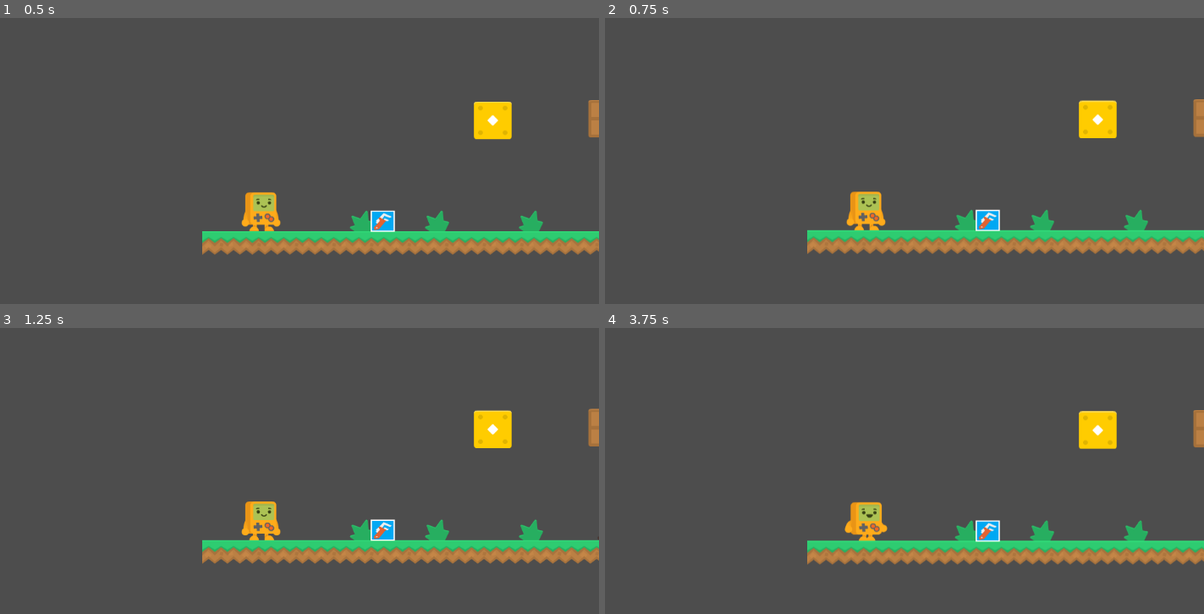
Above: before the commit, frames 1-4 (two rows, left to right).
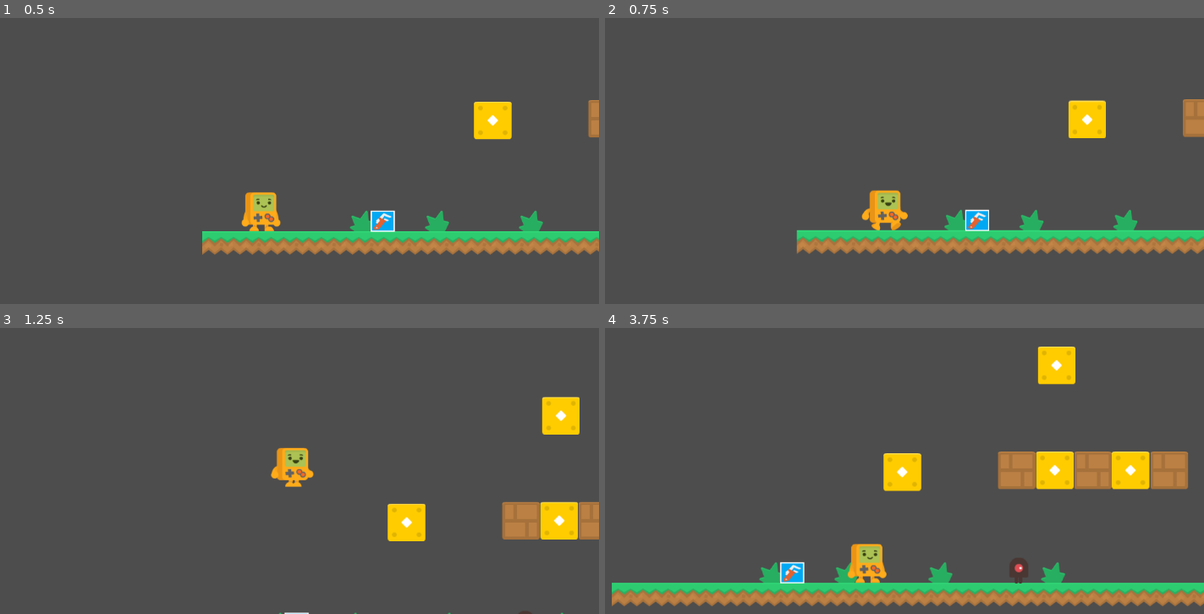
Above: after the commit, the same moments.

Repository: slipperydream/Platformer
Game: Godot game, scene res://main.tscn
Same seed, same stepped clock (60 frames per second), same inputs: the game is played once before the commit and once after it.
Inputs:
- Up to frame 1 (0.5 s): no input
- Up to frame 2 (0.75 s): hold D (move_right, bound only after the commit) from 0.53 s (still down); hold S (duck, bound only after the commit) from 0.53 s (still down)
- Up to frame 3 (1.25 s): keep holding D (move_right, bound only after the commit); keep holding S (duck, bound only after the commit); tap W (jump, bound only after the commit) at 0.77, 0.8, 1.07 s
- Up to frame 4 (3.75 s): release S (duck, bound only after the commit) at 1.28 s; tap W (jump, bound only after the commit) at 1.35, 1.52, 1.82, 3.02, 3.05, 3.32 s; tap Space (jump, bound only before the commit) at 1.55, 2.1 s; release D (move_right, bound only after the commit) at 2.03 s; hold A (move_left, bound only after the commit) 2.03-2.78 s; hold S (duck, bound only after the commit) 2.03-2.78 s; hold D (move_right, bound only after the commit) from 2.78 s (still down); tap S (duck, bound only after the commit) at 2.85 s; hold S (duck, bound only after the commit) from 3.53 s (still down)

Frame 1 is identical in both runs. In frame 2, 3.9% of the frame differs, in the area x 31-100%, y 28-83%; in frame 3, 12%; in frame 4, 22%, in the area x 1-100%, y 6-98%.

Commit message:
Added rudimentary state machine for player

Diff:
--- a/items/plumber_cartridge.tscn
+++ b/items/plumber_cartridge.tscn
@@ -10,6 +10,7 @@
 collision_layer = 32
 collision_mask = 17
 script = ExtResource("1_cem0i")
+image = ExtResource("2_su3rd")
 
 [node name="Hitbox" type="CollisionShape2D" parent="."]
 position = Vector2(1.5, 4)
--- /dev/null
+++ b/player/StateMachine.gd
@@ -0,0 +1,42 @@
+extends Node
+
+@export var initial_state : State
+
+var current_state : State
+var states : Dictionary = {}
+
+func _ready():
+	for child in get_children():
+		if child is State:
+			states[child.name.to_lower()] = child
+			child.Transitioned.connect(on_child_transition)
+
+	if initial_state:
+		initial_state.enter()
+		current_state = initial_state
+
+func _process(delta):
+	if current_state:
+		current_state.update(delta)
+
+func _unhandled_input(event):
+	current_state.handle_input(event)
+
+func _physics_process(delta):
+	if current_state:
+		current_state.physics_update(delta)
+
+func on_child_transition(state, new_state_name):
+	if state != current_state:
+		return
+
+	var new_state = states.get(new_state_name.to_lower())
+	if !new_state:
+		return
+
+	if current_state:
+		current_state.exit()
+
+	new_state.enter()
+
+	current_state = new_state
--- /dev/null
+++ b/player/States/Duck.gd
@@ -0,0 +1,26 @@
+extends State
+class_name Duck
+
+func enter():
+	pass
+
+func exit():
+	pass
+
+func handle_input(event):
+	pass
+
+func update(_delta):
+	pass
+
+func physics_update(delta):
+	if Input.is_action_just_released("duck"):
+		Transitioned.emit(self, "idle")
+	if Input.is_action_pressed("duck"):
+		player.sprites.play("duck")
+
+	if Input.is_action_just_pressed("move_left") or Input.is_action_just_pressed("move_right"):
+		Transitioned.emit(self, "walk")
+
+	if Input.is_action_just_pressed("jump"):
+		Transitioned.emit(self, "jump")
--- /dev/null
+++ b/player/States/Idle.gd
@@ -0,0 +1,27 @@
+extends State
+class_name Idle
+
+
+
+func enter():
+	pass
+
+func exit():
+	pass
+
+func handle_input(event):
+	pass
+
+func update(_delta):
+	pass
+
+func physics_update(delta):
+	player.sprites.play("idle")
+	if Input.is_action_just_pressed("move_left") or Input.is_action_just_pressed("move_right"):
+		Transitioned.emit(self, "walk")
+
+	if Input.is_action_just_pressed("jump"):
+		Transitioned.emit(self, "jump")
+
+	if Input.is_action_just_pressed("duck"):
+		Transitioned.emit(self, "duck")
--- /dev/null
+++ b/player/States/Jump.gd
@@ -0,0 +1,33 @@
+extends State
+class_name Jump
+var can_double_jump : bool = true
+
+func enter():
+	player.velocity.y = player.jump_velocity
+	player.sprites.play("jump")
+
+func exit():
+	pass
+
+func handle_input(event):
+	pass
+
+func update(_delta):
+	pass
+
+func physics_update(delta):
+	if Input.is_action_just_pressed("jump"):
+		if player.is_on_wall():
+			print('on the wall')
+			player.velocity = player.velocity.bounce(Vector2.UP)
+		else:
+			if can_double_jump:
+				can_double_jump = false
+				player.velocity.y = player.jump_velocity
+				player.sprites.play("jump")
+
+	if player.is_on_floor():
+		Transitioned.emit(self, "idle")
+
+	if Input.is_action_just_pressed("move_left") or Input.is_action_just_pressed("move_right"):
+		Transitioned.emit(self, "walk")
--- /dev/null
+++ b/player/States/Walk.gd
@@ -0,0 +1,36 @@
+extends State
+class_name Walk
+
+func enter():
+	pass
+
+func exit():
+	pass
+
+func handle_input(event):
+	pass
+
+func update(_delta):
+	pass
+
+func physics_update(delta):
+	# As good practice, you should replace UI actions with custom gameplay actions.
+	var direction = Input.get_axis("move_left", "move_right")
+	if direction:
+		if direction < 0:
+			player.sprites.play("walk_left")
+		elif direction > 0:
+			player.sprites.play("walk_right")
+		player.velocity.x = direction * player.speed
+	else:
+		player.velocity.x = move_toward(player.velocity.x, 0, player.speed)
+
+	if Input.is_action_just_pressed("jump"):
+		print("walk -> jump")
+		Transitioned.emit(self, "jump")
+
+	if Input.is_action_just_pressed("duck"):
+		Transitioned.emit(self, "duck")
+
+	if abs(0 - player.velocity.x) < 0.0001:
+		Transitioned.emit(self, "idle")
--- /dev/null
+++ b/player/States/state.gd
@@ -0,0 +1,21 @@
+extends Node
+class_name State
+
+@onready var player = get_tree().get_first_node_in_group("player")
+
+signal Transitioned
+
+func enter():
+	pass
+
+func exit():
+	pass
+
+func handle_input(_event):
+	pass
+
+func update(_delta):
+	pass
+
+func physics_update(delta):
+	pass
--- a/player/player.gd
+++ b/player/player.gd
@@ -5,8 +5,8 @@
 signal died
 signal hit
 
-@export var SPEED : int = 300
-@export var JUMP_VELOCITY : int = -675
+@export var speed : int = 300
+@export var jump_velocity : int = -675
 
 @onready var health = $HealthComponent
 @onready var sprites = $AnimatedSprite2D
@@ -22,25 +22,8 @@
 	if not is_on_floor():
 		velocity.y += gravity * delta
 
-	# Handle Jump.
-	if Input.is_action_just_pressed("jump") and is_on_floor():
-		sprites.play("jump")
-		velocity.y = JUMP_VELOCITY
+	move_and_slide()
 
-	# Get the input direction and handle the movement/deceleration.
-	# As good practice, you should replace UI actions with custom gameplay actions.
-	var direction = Input.get_axis("move_left", "move_right")
-	if direction:
-		if direction < 0:
-			sprites.play("walk_left")
-		elif direction > 0:
-			sprites.play("walk_right")
-		velocity.x = direction * SPEED
-	else:
-		velocity.x = move_toward(velocity.x, 0, SPEED)
-	if Input.is_action_just_pressed("duck"):
-		sprites.play("duck")
-	move_and_slide()
 	for index in get_slide_collision_count():
 		var collision = get_slide_collision(index)
 		var body = collision.get_collider()
--- a/player/player.tscn
+++ b/player/player.tscn
@@ -1,10 +1,15 @@
-[gd_scene load_steps=31 format=3 uid="uid://ckk8h8uqnjggi"]
+[gd_scene load_steps=36 format=3 uid="uid://ckk8h8uqnjggi"]
 
 [ext_resource type="Script" path="res://player/player.gd" id="1_r5672"]
 [ext_resource type="Texture2D" uid="uid://dprei3wjkreir" path="res://player/platformerPack_character.png" id="2_uvg88"]
 [ext_resource type="PackedScene" uid="uid://ctc48s6nmiom3" path="res://components/health_component.tscn" id="3_i04tb"]
 [ext_resource type="PackedScene" uid="uid://dyb73gwdeh1c2" path="res://components/hurtbox_component.tscn" id="4_5c1wd"]
 [ext_resource type="PackedScene" uid="uid://dsbuqlt6yb7a8" path="res://components/hitbox_component.tscn" id="5_ar1nc"]
+[ext_resource type="Script" path="res://player/StateMachine.gd" id="6_pheev"]
+[ext_resource type="Script" path="res://player/States/Idle.gd" id="7_fos4s"]
+[ext_resource type="Script" path="res://player/States/Walk.gd" id="8_pl24t"]
+[ext_resource type="Script" path="res://player/States/Jump.gd" id="9_xs70n"]
+[ext_resource type="Script" path="res://player/States/Duck.gd" id="10_c84k7"]
 
 [sub_resource type="RectangleShape2D" id="RectangleShape2D_4ib5k"]
 size = Vector2(56, 68.5)
@@ -218,7 +223,7 @@
 "pickup": SubResource("Animation_55pju")
 }
 
-[node name="Player" type="CharacterBody2D"]
+[node name="Player" type="CharacterBody2D" groups=["player"]]
 collision_mask = 92
 script = ExtResource("1_r5672")
 
@@ -271,6 +276,22 @@
 "": SubResource("AnimationLibrary_1u4mh")
 }
 
+[node name="StateMachine" type="Node" parent="." node_paths=PackedStringArray("initial_state")]
+script = ExtResource("6_pheev")
+initial_state = NodePath("Idle")
+
+[node name="Idle" type="Node" parent="StateMachine"]
+script = ExtResource("7_fos4s")
+
+[node name="Walk" type="Node" parent="StateMachine"]
+script = ExtResource("8_pl24t")
+
+[node name="Jump" type="Node" parent="StateMachine"]
+script = ExtResource("9_xs70n")
+
+[node name="Duck" type="Node" parent="StateMachine"]
+script = ExtResource("10_c84k7")
+
 [connection signal="hit" from="HealthComponent" to="." method="_on_health_component_hit"]
 [connection signal="killed" from="HealthComponent" to="." method="_on_health_component_killed"]
 [connection signal="area_entered" from="Pickup" to="." method="_on_pickup_area_entered"]
--- a/project.godot
+++ b/project.godot
@@ -19,7 +19,7 @@
 
 jump={
 "deadzone": 0.5,
-"events": [Object(InputEventKey,"resource_local_to_scene":false,"resource_name":"","device":-1,"window_id":0,"alt_pressed":false,"shift_pressed":false,"ctrl_pressed":false,"meta_pressed":false,"pressed":false,"keycode":0,"physical_keycode":32,"key_label":0,"unicode":32,"echo":false,"script":null)
+"events": [Object(InputEventKey,"resource_local_to_scene":false,"resource_name":"","device":-1,"window_id":0,"alt_pressed":false,"shift_pressed":false,"ctrl_pressed":false,"meta_pressed":false,"pressed":false,"keycode":0,"physical_keycode":87,"key_label":0,"unicode":119,"echo":false,"script":null)
 , Object(InputEventJoypadButton,"resource_local_to_scene":false,"resource_name":"","device":-1,"button_index":0,"pressure":0.0,"pressed":true,"script":null)
 ]
 }
@@ -36,16 +36,19 @@
 move_left={
 "deadzone": 0.5,
 "events": [Object(InputEventJoypadButton,"resource_local_to_scene":false,"resource_name":"","device":-1,"button_index":13,"pressure":0.0,"pressed":true,"script":null)
+, Object(InputEventKey,"resource_local_to_scene":false,"resource_name":"","device":-1,"window_id":0,"alt_pressed":false,"shift_pressed":false,"ctrl_pressed":false,"meta_pressed":false,"pressed":false,"keycode":0,"physical_keycode":65,"key_label":0,"unicode":97,"echo":false,"script":null)
 ]
 }
 move_right={
 "deadzone": 0.5,
 "events": [Object(InputEventJoypadButton,"resource_local_to_scene":false,"resource_name":"","device":-1,"button_index":14,"pressure":0.0,"pressed":true,"script":null)
+, Object(InputEventKey,"resource_local_to_scene":false,"resource_name":"","device":-1,"window_id":0,"alt_pressed":false,"shift_pressed":false,"ctrl_pressed":false,"meta_pressed":false,"pressed":false,"keycode":0,"physical_keycode":68,"key_label":0,"unicode":100,"echo":false,"script":null)
 ]
 }
 duck={
 "deadzone": 0.5,
 "events": [Object(InputEventJoypadButton,"resource_local_to_scene":false,"resource_name":"","device":-1,"button_index":12,"pressure":0.0,"pressed":true,"script":null)
+, Object(InputEventKey,"resource_local_to_scene":false,"resource_name":"","device":-1,"window_id":0,"alt_pressed":false,"shift_pressed":false,"ctrl_pressed":false,"meta_pressed":false,"pressed":false,"keycode":0,"physical_keycode":83,"key_label":0,"unicode":115,"echo":false,"script":null)
 ]
 }
 shoot={
